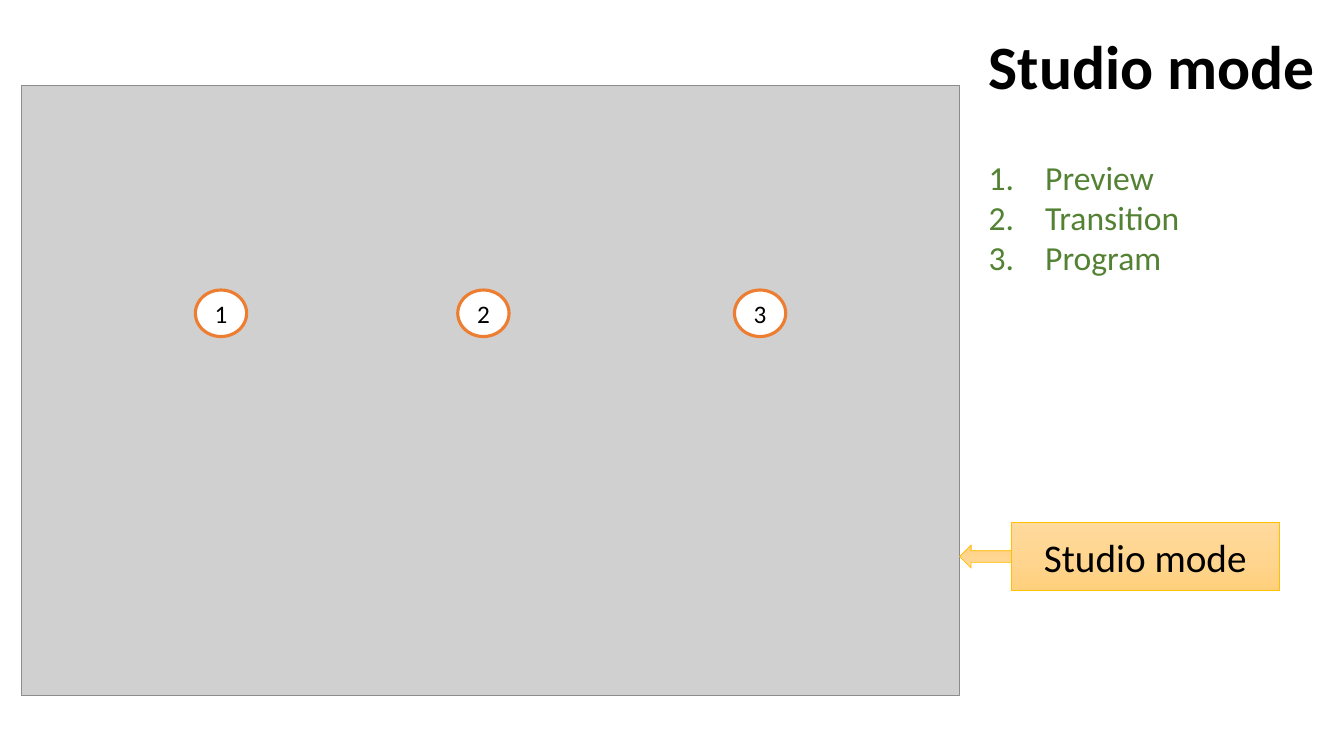
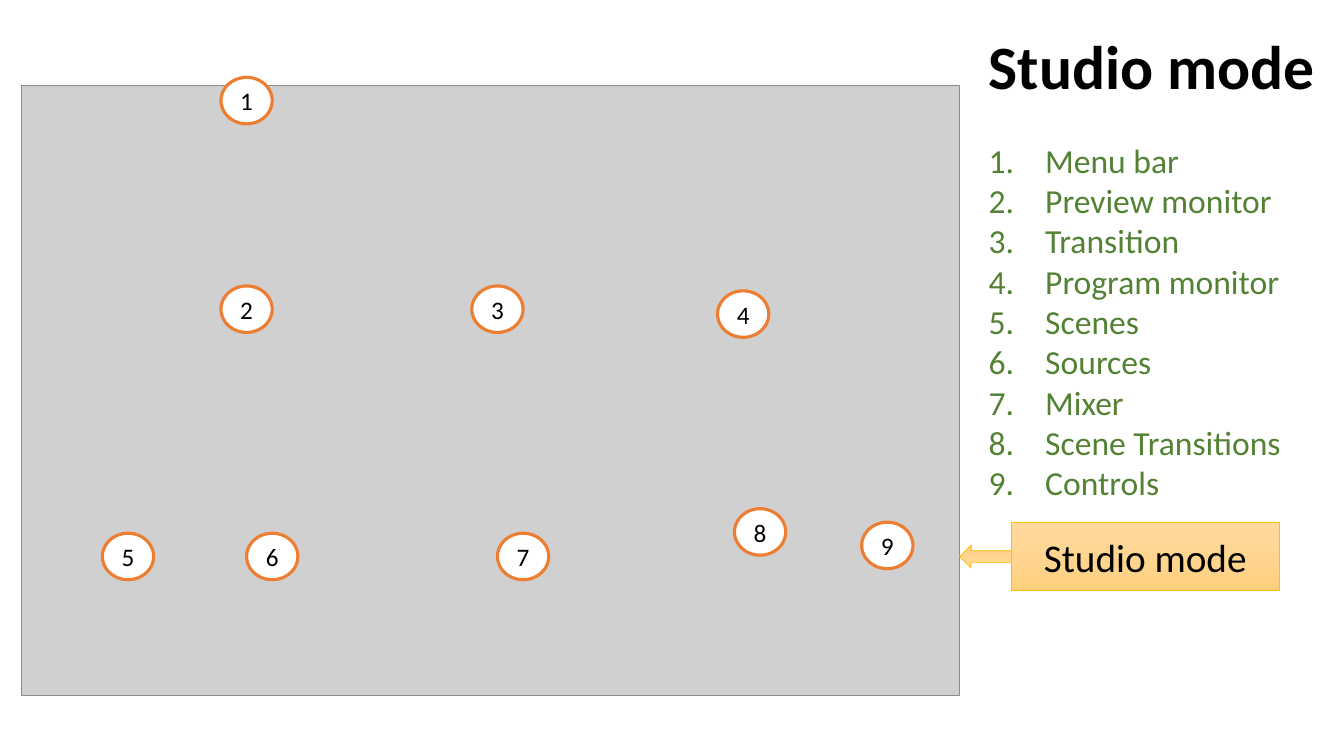
Before and after one commit to engedu/OBS-Training, a slide deck: slide 5 of OBS Training.pptx. Drawn at 1344x756 pixels with LibreOffice and Linux fonts; fonts in the diff are those of the drawing; grey boxes stand for pictures. Boxes give left, top, right and bottom in pixels: in the first picture for what was removed or moved away, otherwise in the second. Text is boxed around its words. In the diff, an @@ line names an element or a change of style, - is before the commit and + after.

Commit message:
edit pptx

```diff
--- a/OBS Training.pptx
+++ b/OBS Training.pptx
@@ ellipse "1": place and size @@
-ellipse "1" at bbox=[196, 290, 247, 337]
+ellipse "1" at bbox=[221, 78, 272, 124]
@@ text added at bbox=[1045, 149, 1280, 496], 24 pt, text #548235 @@
+1. Menu bar
+2. Preview monitor
+3. Transition
+4. Program monitor
+5. Scenes
+6. Sources
+7. Mixer
+8. Scene Transitions
+9. Controls
@@ text removed at bbox=[1045, 167, 1179, 276] @@
-1. Preview
-2. Transition
-3. Program
@@ ellipse "2": place and size @@
-ellipse "2" at bbox=[458, 290, 509, 337]
+ellipse "2" at bbox=[221, 286, 272, 333]
@@ ellipse "3": place and size @@
-ellipse "3" at bbox=[735, 290, 786, 337]
+ellipse "3" at bbox=[472, 286, 523, 333]
@@ group added at bbox=[103, 291, 913, 580]: 6 ellipses @@
+5
+6
+7
+8
+9
+4
```
Also in this commit, not shown: 1 other slide changed.
